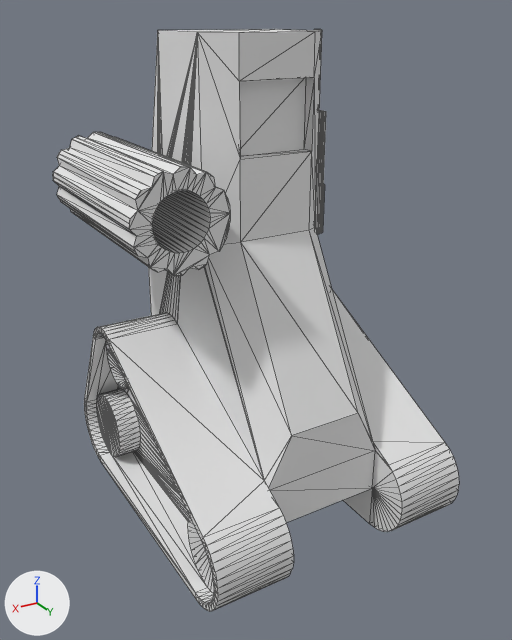
One commit to the OBJ model models/evil_robot.obj: the scene before it, then after it.
Rendered twice from a camera (50 mm lens) standing at (13.96, 22.98, 18.45) and looking at (0.71, 0.88, 7.41). The lights are fixed; the arrows at lower left show +X, +Y and +Z. Mesh edges are drawn as thin lines. Where no turn or scale is listed for an object, it has been applied to the vertices.

The older version as bpy lines, for what is in view:
```python
me_robot_model_cps511 = bpy.data.meshes.new('robot_model_cps511')
me_robot_model_cps511.from_pydata(...)  # 1439 vertices, 2882 faces; spans x -5.2..6.5, y -6.7..6.9, z -0.8..17.9
ob_robot_model_cps511 = bpy.data.objects.new('robot_model_cps511', me_robot_model_cps511)
ob_robot_model_cps511.location = (0.0, 0.0, 0.0)
```
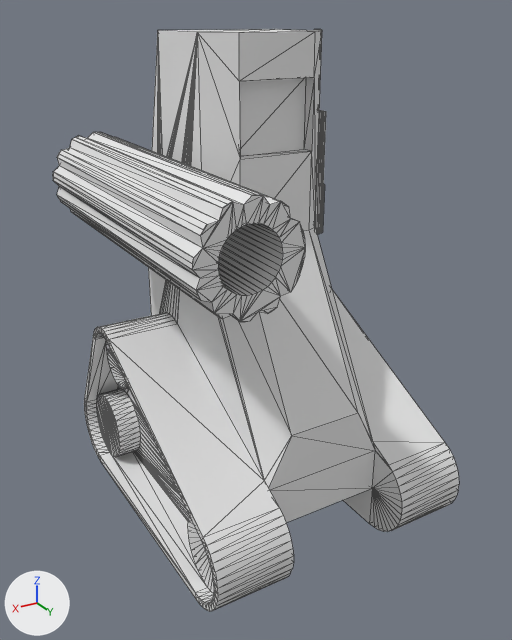
The newer file is also turned or shifted as a whole; pictures and numbers use the older file's frame.

Patch to the scene script:
```diff
--- a/models/evil_robot.obj.py
+++ b/models/evil_robot.obj.py
@@ me_robot_model_cps511 @@
 me_robot_model_cps511.from_pydata(...)  # 1439 vertices, 2882 faces; spans x -5.2..6.5, y -6.7..6.9, z -0.8..17.9
 # used by ob_robot_model_cps511
+# me_robot_model_cps511 part 1: all 103 vertices in x 3.0..6.5, y 3.1, z 10.7..14.2 are moved by (0.0, 4.3, 0.0)
```

Location of each change, [x1, y1, x2, y2] in pixels of the pictures (512 x 640 px; the box of a moved part takes in the faces that stretch with it):
part 1 of me_robot_model_cps511, moved or reshaped: before [53, 132, 230, 276]; after [53, 132, 305, 322]
